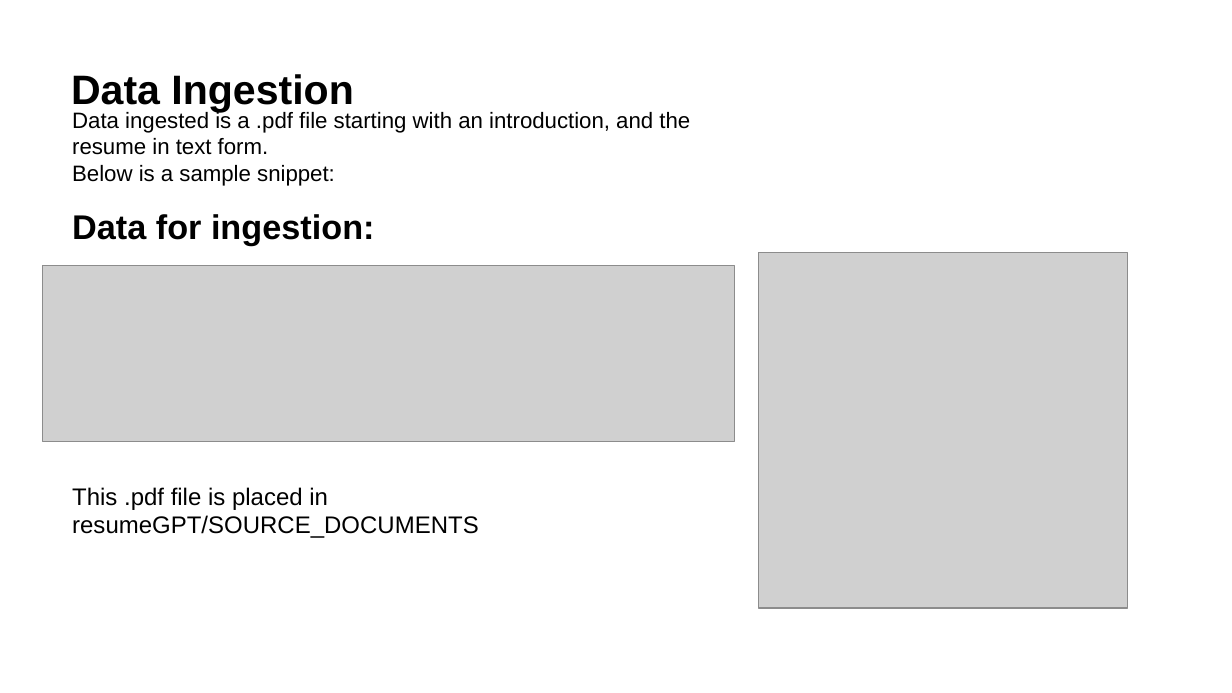
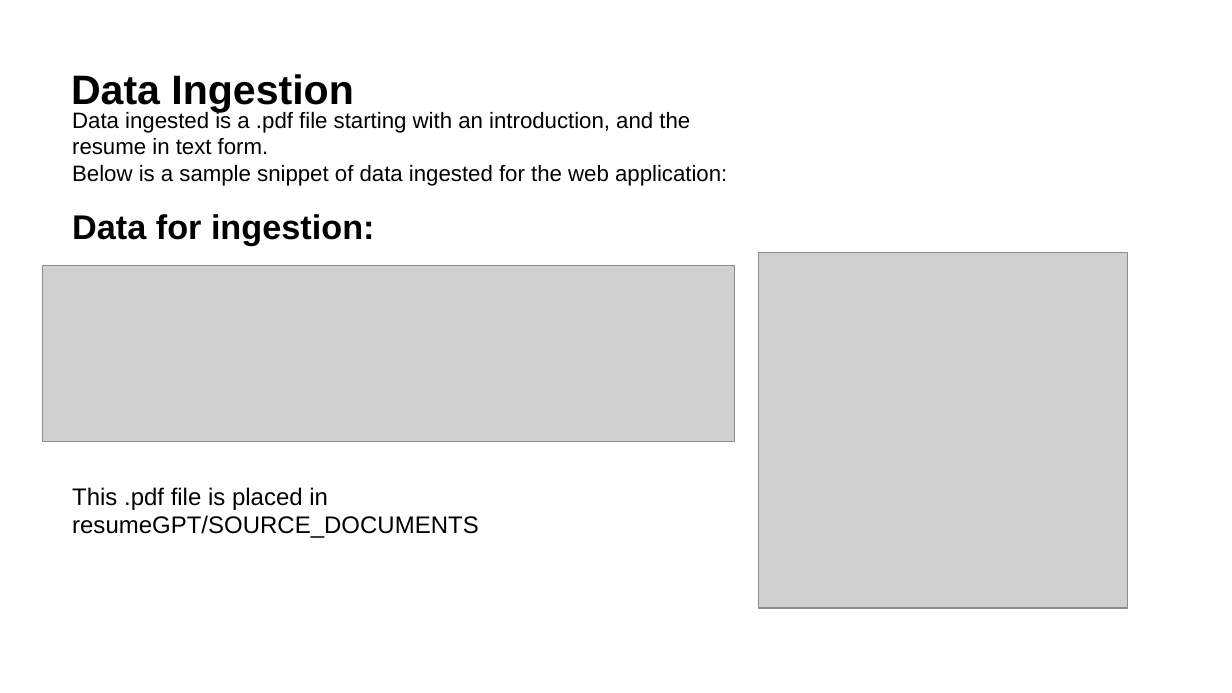
Before and after one commit to anabellechan/IntroGPT-Anabelle, a slide deck: slide 7 of Powerpoint Slides/Generative AI COE Technical Assessment Slides - ResumeGPT.pptx (slide 6 before the commit). Drawn at 1232x693 pixels with LibreOffice and Linux fonts; fonts in the diff are those of the drawing; grey boxes stand for pictures. Boxes give left, top, right and bottom in pixels: in the first picture for what was removed or moved away, otherwise in the second. Text is boxed around its words. In the diff, an @@ line names an element or a change of style, - is before the commit and + after.

```diff
--- a/Powerpoint Slides/Generative AI COE Technical Assessment Slides - ResumeGPT.pptx
+++ b/Powerpoint Slides/Generative AI COE Technical Assessment Slides - ResumeGPT.pptx
@@ text at [72,165,727,186]: text changed @@
-Below is a sample snippet:
+Below is a sample snippet of data ingested for the web application:
```
Also in this commit, not shown: 1 other slide changed, 2 slides added, 1 other file.
